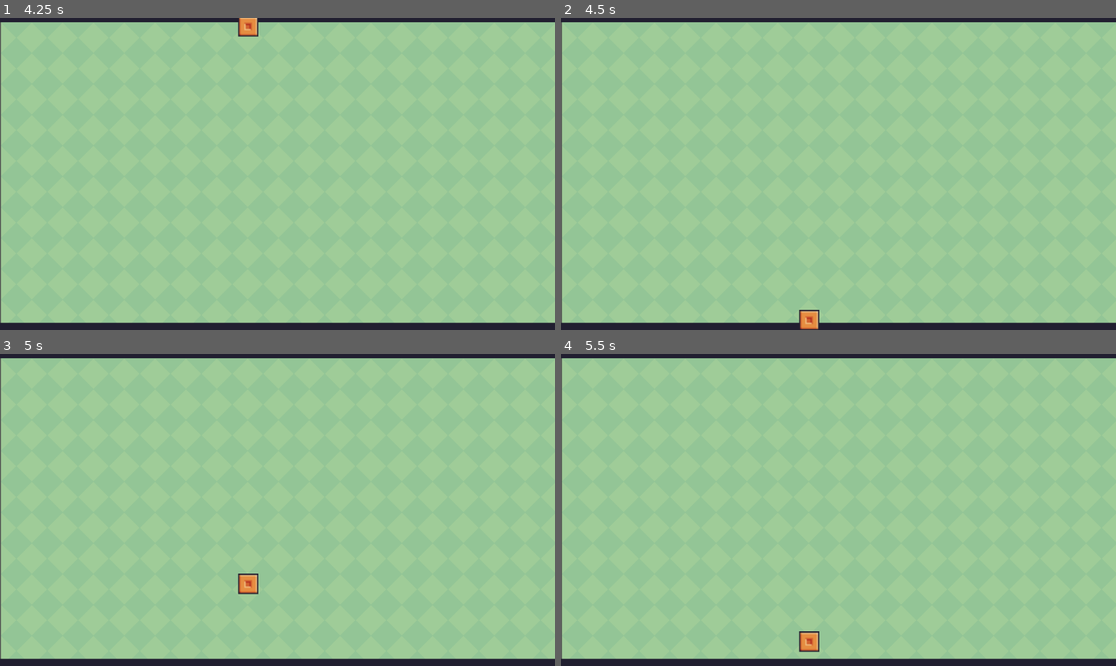
Above: before the commit, frames 1-4 (two rows, left to right).
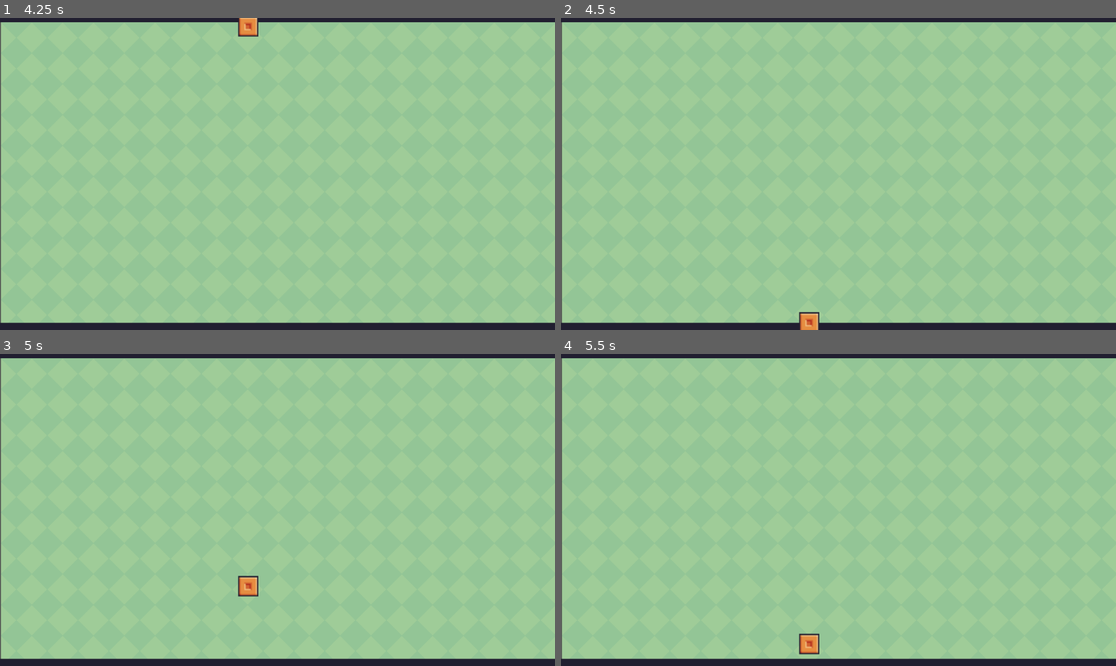
Above: after the commit, the same moments.

Repository: kemmojr/snake_game
Game: Godot game, scene res://main.tscn
Two runs of this game, one before a commit and one after it. Both use one fixed random seed, a clock stepped at 60 frames per second and the inputs below.
Inputs:
- Up to frame 1 (4.25 s): hold Right (right) 0.53-1.28 s; tap Space (jump) at 0.77, 1.52, 3.02, 3.77 s; hold S (down) 1.28-2.03 s; hold Right (right) 2.03-3.53 s; hold Left (left) from 3.53 s (still down)
- Up to frame 2 (4.5 s): keep holding Left (left)
- Up to frame 3 (5 s): keep holding Left (left); tap Space (jump) at 4.52 s
- Up to frame 4 (5.5 s): release Left (left) at 5.03 s; hold S (down) from 5.03 s (still down)

Frame 1 is identical in both runs. In frame 2, 0.1% of the frame differs, in the area x 42-47%, y 93-100%; in frame 3, 0.1%; in frame 4, 0.2%, in the area x 42-47%, y 88-97%.

Commit message:
Trying to figure out snake resizing

Diff:
--- a/Scenes/Player.tscn
+++ b/Scenes/Player.tscn
@@ -10,6 +10,18 @@
 atlas = ExtResource("2_rj8h4")
 region = Rect2(192, 144, 16, 16)
 
+[sub_resource type="AtlasTexture" id="AtlasTexture_4hgjk"]
+atlas = ExtResource("2_rj8h4")
+region = Rect2(240, 144, 16, 16)
+
+[sub_resource type="AtlasTexture" id="AtlasTexture_gxj7u"]
+atlas = ExtResource("2_rj8h4")
+region = Rect2(240, 128, 16, 16)
+
+[sub_resource type="AtlasTexture" id="AtlasTexture_ko8jj"]
+atlas = ExtResource("2_rj8h4")
+region = Rect2(240, 160, 16, 16)
+
 [sub_resource type="SpriteFrames" id="SpriteFrames_d2apc"]
 animations = [{
 "frames": [{
@@ -17,7 +29,31 @@
 "texture": SubResource("AtlasTexture_pkv4c")
 }],
 "loop": true,
-"name": &"default",
+"name": &"1st",
+"speed": 5.0
+}, {
+"frames": [{
+"duration": 1.0,
+"texture": SubResource("AtlasTexture_4hgjk")
+}],
+"loop": true,
+"name": &"body",
+"speed": 5.0
+}, {
+"frames": [{
+"duration": 1.0,
+"texture": SubResource("AtlasTexture_gxj7u")
+}],
+"loop": true,
+"name": &"head",
+"speed": 5.0
+}, {
+"frames": [{
+"duration": 1.0,
+"texture": SubResource("AtlasTexture_ko8jj")
+}],
+"loop": true,
+"name": &"tail",
 "speed": 5.0
 }]
 
@@ -30,11 +66,13 @@
 shape = SubResource("RectangleShape2D_7leat")
 
 [node name="VisibleOnScreenNotifier2D" type="VisibleOnScreenNotifier2D" parent="."]
-position = Vector2(7.5, 2.5)
-scale = Vector2(0.75, 0.75)
+position = Vector2(8, 4)
+scale = Vector2(0.775, 0.775)
 
 [node name="AnimatedSprite2D" type="AnimatedSprite2D" parent="."]
 position = Vector2(8, 4)
 sprite_frames = SubResource("SpriteFrames_d2apc")
+animation = &"body"
+autoplay = "1st"
 
 [connection signal="screen_exited" from="VisibleOnScreenNotifier2D" to="." method="_on_visible_on_screen_notifier_2d_screen_exited"]
Not shown: 1 places in Scenes/Player.tscn that only renumber resources
